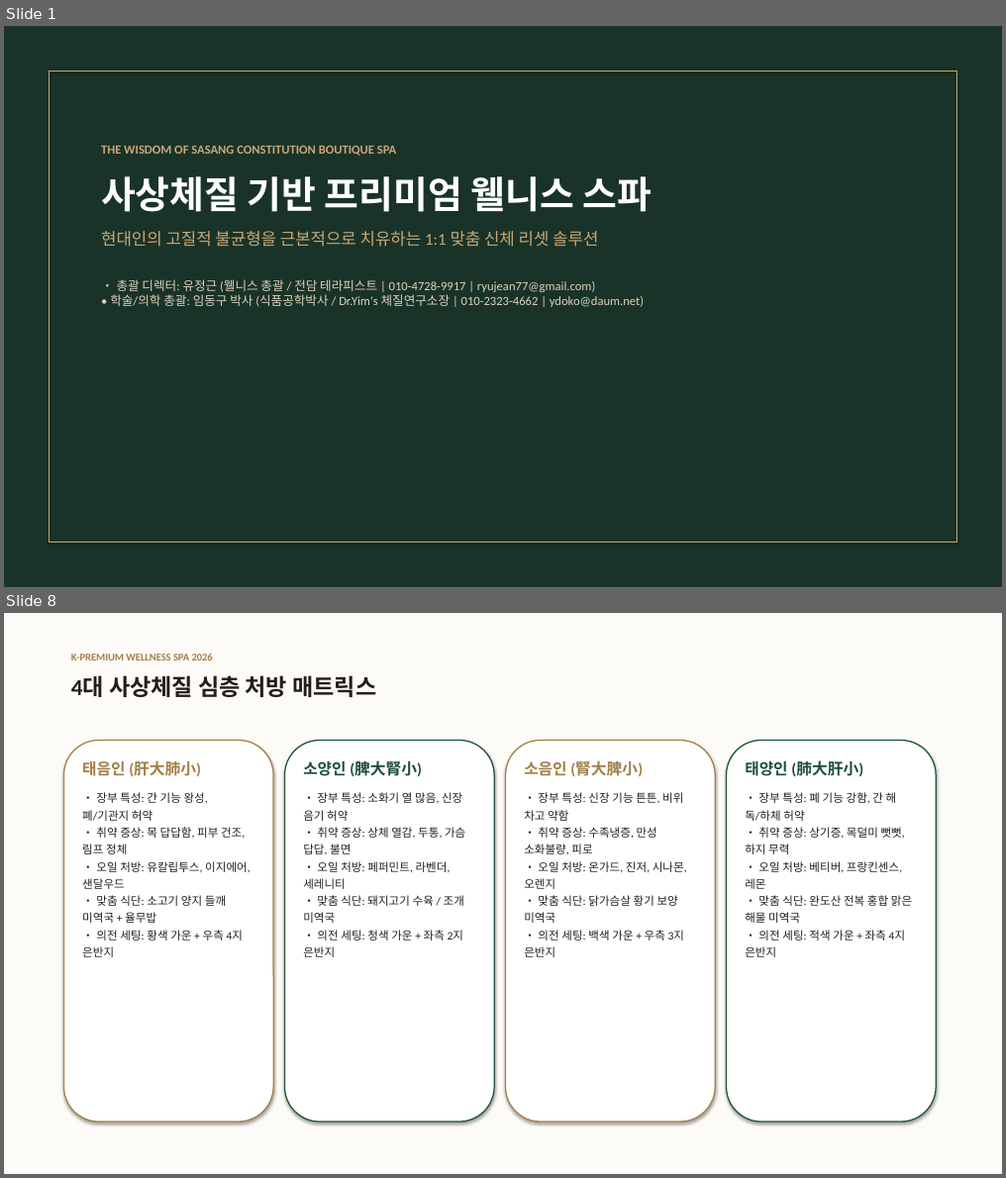
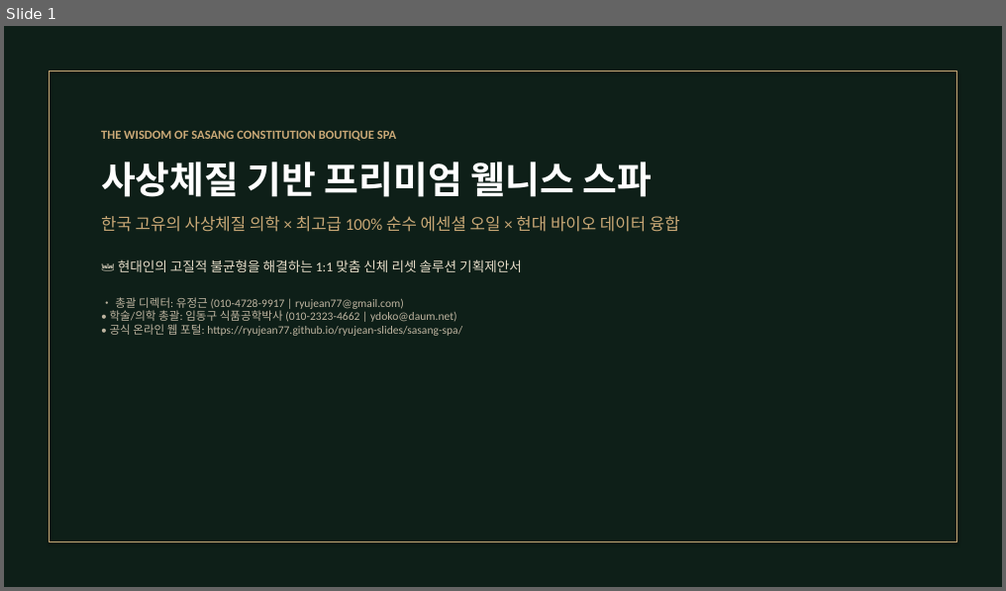
Before and after one commit to ryujean77/ryujean-slides, a slide deck: sasang-spa/사상체질_프리미엄_스파_프로젝트_제안서_발표자료.pptx. Shown one above the other, each under a label of ours: slides 1 and 8 before the commit, slide 1 after it; the slides between them are not shown. The pictures are 1006x1178 and 1006x591 pixels, drawn with LibreOffice and Linux fonts; fonts in the diff are those of the drawing. Boxes give left, top, right and bottom in pixels: in the first picture for what was removed or moved away, otherwise in the second. Text is boxed around its words. In the diff, an @@ line names an element or a change of style, - is before the commit and + after.

Commit message:
feat: 웹사이트 스타일 UI를 100% 이식한 최고급 럭셔리 PPTX 및 인터랙티브 웹 슬라이드 배포

```diff
--- a/sasang-spa/사상체질_프리미엄_스파_프로젝트_제안서_발표자료.pptx
+++ b/sasang-spa/사상체질_프리미엄_스파_프로젝트_제안서_발표자료.pptx
@@ slide 8 removed at [4,613,1002,1174], background #FFFFFF @@
@@ rectangle removed at [4,613,1002,1174] @@
@@ text removed at [71,654,213,661] @@
-K-PREMIUM WELLNESS SPA 2026
@@ text removed at [71,675,376,697] @@
-4대 사상체질 심층 처방 매트릭스
@@ rounded rectangle removed at [63,741,273,1122] @@
@@ text removed at [82,761,251,958] @@
-태음인 (肝大肺小)
-• 장부 특성: 간 기능 왕성, 폐/기관지 허약
-• 취약 증상: 목 답답함, 피부 건조, 림프 정체
-• 오일 처방: 유칼립투스, 이지에어, 샌달우드
-• 맞춤 식단: 소고기 양지 들깨 미역국 + 율무밥
-• 의전 세팅: 황색 가운 + 우측 4지 은반지
@@ rounded rectangle removed at [285,741,494,1122] @@
@@ text removed at [303,761,465,958] @@
-소양인 (脾大腎小)
-• 장부 특성: 소화기 열 많음, 신장 음기 허약
-• 취약 증상: 상체 열감, 두통, 가슴 답답, 불면
-• 오일 처방: 페퍼민트, 라벤더, 세레니티
-• 맞춤 식단: 돼지고기 수육 / 조개 미역국
-• 의전 세팅: 청색 가운 + 좌측 2지 은반지
@@ rounded rectangle removed at [506,741,715,1122] @@
@@ text removed at [524,761,687,958] @@
-소음인 (腎大脾小)
-• 장부 특성: 신장 기능 튼튼, 비위 차고 약함
-• 취약 증상: 수족냉증, 만성 소화불량, 피로
-• 오일 처방: 온가드, 진저, 시나몬, 오렌지
-• 맞춤 식단: 닭가슴살 황기 보양 미역국
-• 의전 세팅: 백색 가운 + 우측 3지 은반지
@@ rounded rectangle removed at [727,741,936,1122] @@
@@ text removed at [745,761,912,958] @@
-태양인 (肺大肝小)
-• 장부 특성: 폐 기능 강함, 간 해독/하체 허약
-• 취약 증상: 상기증, 목덜미 뻣뻣, 하지 무력
-• 오일 처방: 베티버, 프랑킨센스, 레몬
-• 맞춤 식단: 완도산 전복 홍합 맑은 해물 미역국
-• 의전 세팅: 적색 가운 + 좌측 4지 은반지
@@ slide 1 changed as well @@
@@ rectangle at [4,26,1002,587]: fill #1A3328 to #0E1F18 @@
@@ text "THE WISDOM OF SASANG CONSTITUTION ...": place and size @@
-text "THE WISDOM OF SASANG CONSTITUTION ..." at [101,145,652,307]
+text "THE WISDOM OF SASANG CONSTITUTION ..." at [101,130,680,336]
@@ text at [101,216,680,336]: text changed; size 12 to 11 pt; text colour #DCD2BE to #BEB4A0 @@
-현대인의 고질적 불균형을 근본적으로 치유하는 1:1 맞춤 신체 리셋 솔루션
-• 총괄 디렉터: 유정근 (웰니스 총괄 / 전담 테라피스트 | 010-4728-9917 | ryujean77@gmail.com)
-• 학술/의학 총괄: 임동구 박사 (식품공학박사 / Dr.Yim's 체질연구소장 | 010-2323-4662 | ydoko@daum.net)
+한국 고유의 사상체질 의학 × 최고급 100% 순수 에센셜 오일 × 현대 바이오 데이터 융합
+👑 현대인의 고질적 불균형을 해결하는 1:1 맞춤 신체 리셋 솔루션 기획제안서
+• 총괄 디렉터: 유정근 (010-4728-9917 | ryujean77@gmail.com)
+• 학술/의학 총괄: 임동구 식품공학박사 (010-2323-4662 | ydoko@daum.net)
+• 공식 온라인 웹 포털: https://ryujean77.github.io/ryujean-slides/sasang-spa/
```
Also in this commit, not shown: 8 other slides changed, 1 slide added, 6 other slides removed, 1 other file.
